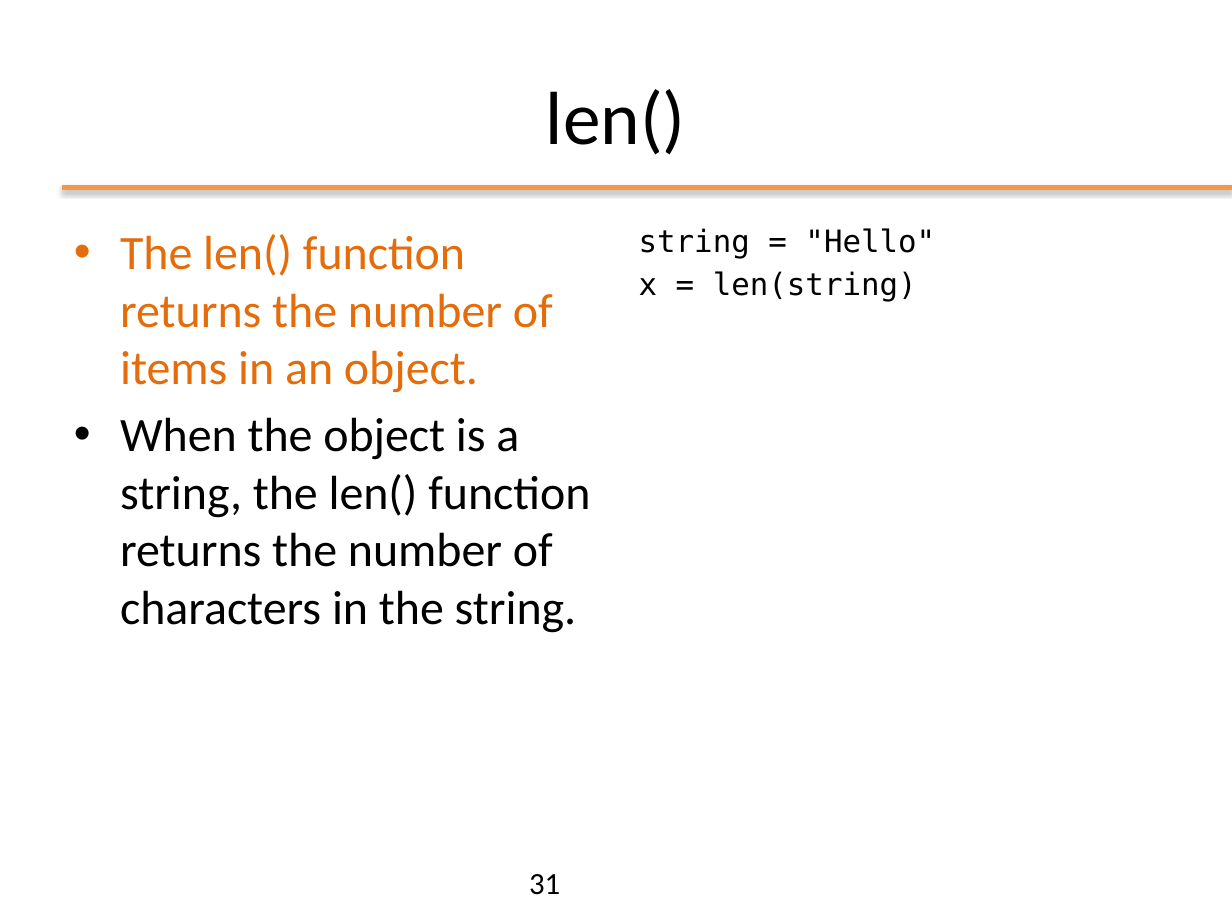
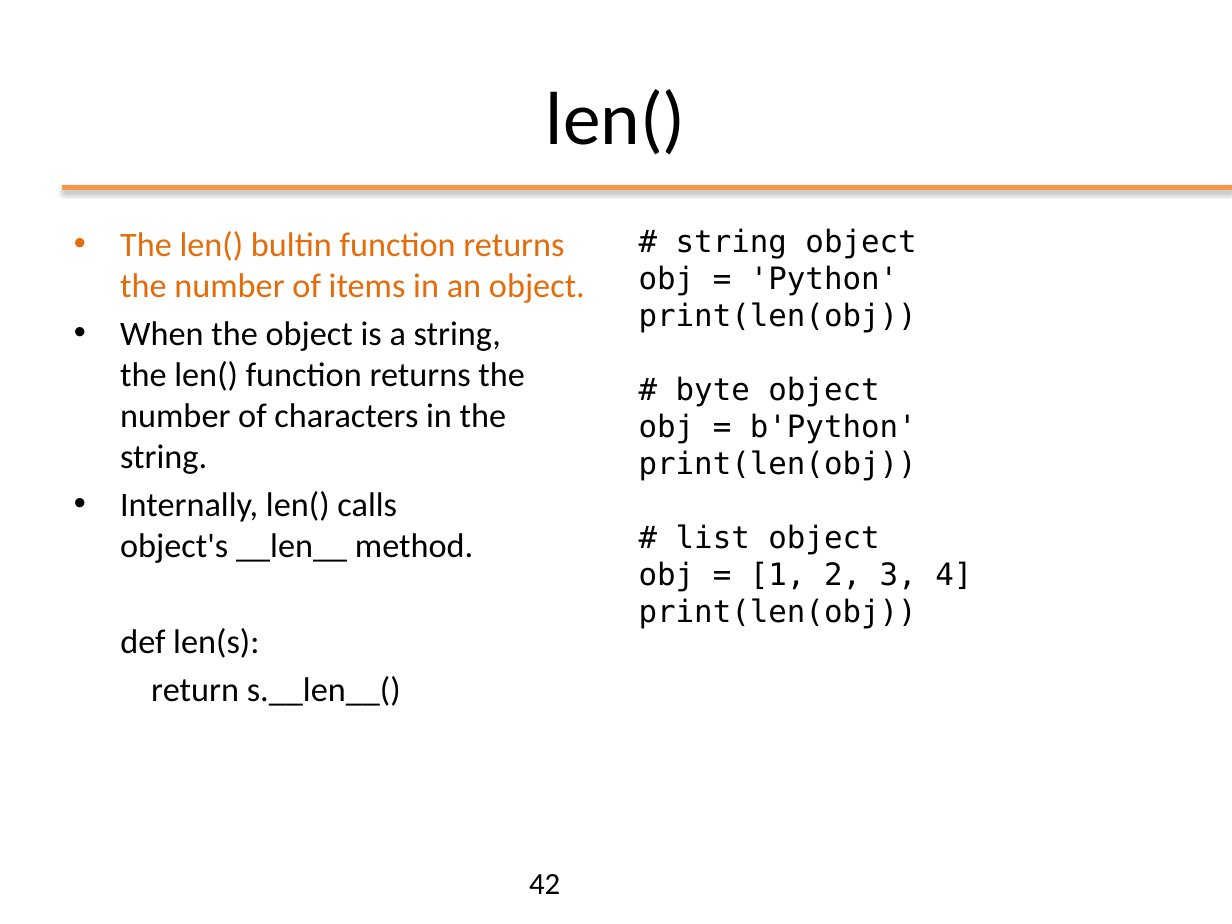
Before and after one commit to nbicocchi/ooprogramming, a slide deck: slide 42 of slides/python/ppt/01 - Python Basics.pptx (slide 31 before the commit). Drawn at 1232x924 pixels with LibreOffice and Linux fonts; fonts in the diff are those of the drawing. Boxes give left, top, right and bottom in pixels: in the first picture for what was removed or moved away, otherwise in the second. Text is boxed around its words. In the diff, an @@ line names an element or a change of style, - is before the commit and + after.

```diff
--- a/slides/python/ppt/01 - Python Basics.pptx
+++ b/slides/python/ppt/01 - Python Basics.pptx
@@ text at (120,231,585,303): text changed; size 28 to 20 pt @@
-• The len() function returns the number of items in an object.
+• The len() bultin function returns the number of items in an object.
@@ text at (639,228,972,629): text changed @@
-string = "Hello"
-x = len(string)
+# string object
+obj = 'Python'
+print(len(obj))
+# byte object
+obj = b'Python'
+print(len(obj))
+# list object
+obj = [1, 2, 3, 4]
+print(len(obj))
@@ text at (120,321,525,474): size 28 to 20 pt in "When the object is a string, the ..."; less space between paragraphs @@
@@ text at (120,491,473,706): paragraphs added @@
+• Internally, len() calls object's __len__ method.
+def len(s):
+return s.__len__()
@@ page number at (529,874,560,894): text changed @@
-31
+42
```
Also in this commit, not shown: 23 other slides changed, 2 slides added, 1 slide removed, 1 other file.
